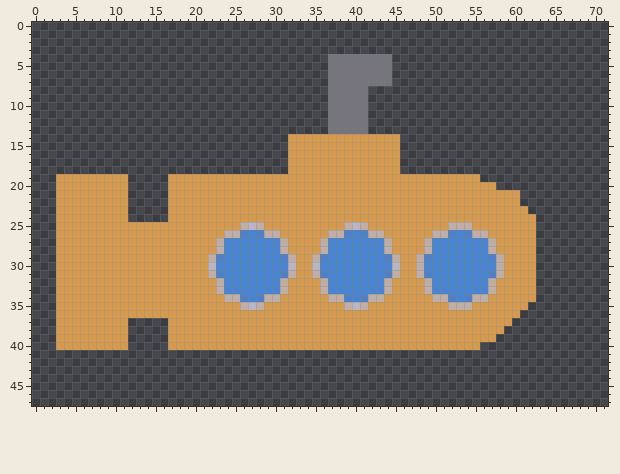
Two states of a sprite sheet, assets/submarine.png. Above is the file before it was changed.
The file is 72x48 pixels. Pixels under 10% opacity are left out. Colours within 5 levels of each other are drawn and written as one.
The result:
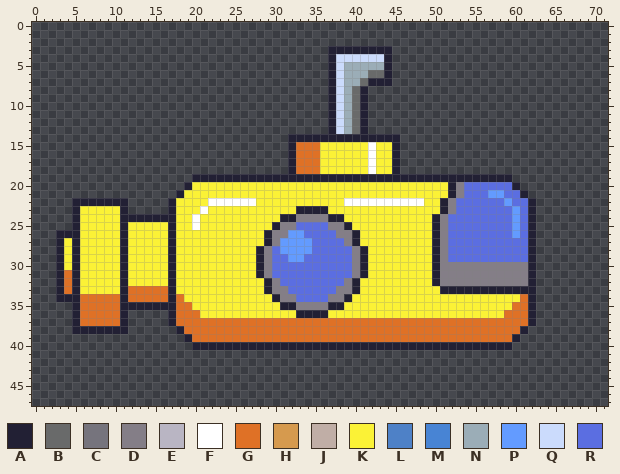
Palette (. is transparent): A #222034  B #696a6a  C #76747d  D #847e87  E #b9b5c3  F #ffffff  G #df7126  H #d69a4e  J #c0aea6  K #fbf236  L #4e81c7  M #4884d4  N #9badb7  P #639bff  Q #cbdbfc  R #5b6ee1
Difference:
@@ x 0..71 @@
  2 ........................................................................
- 3 ........................................................................
- 4 .....................................CCCCCCCC...........................
- 5 .....................................CCCCCCCC...........................
- 6 .....................................CCCCCCCC...........................
- 7 .....................................CCCCCCCC...........................
- 8 .....................................CCCCC..............................
- 9 .....................................CCCCC..............................
-10 .....................................CCCCC..............................
-11 .....................................CCCCC..............................
-12 .....................................CCCCC..............................
-13 .....................................CCCCC..............................
-14 ................................HHHHHHHHHHHHHH..........................
-15 ................................HHHHHHHHHHHHHH..........................
-16 ................................HHHHHHHHHHHHHH..........................
-17 ................................HHHHHHHHHHHHHH..........................
-18 ................................HHHHHHHHHHHHHH..........................
-19 ...HHHHHHHHH.....HHHHHHHHHHHHHHHHHHHHHHHHHHHHHHHHHHHHHHH................
-20 ...HHHHHHHHH.....HHHHHHHHHHHHHHHHHHHHHHHHHHHHHHHHHHHHHHHHH..............
-21 ...HHHHHHHHH.....HHHHHHHHHHHHHHHHHHHHHHHHHHHHHHHHHHHHHHHHHHHH...........
-22 ...HHHHHHHHH.....HHHHHHHHHHHHHHHHHHHHHHHHHHHHHHHHHHHHHHHHHHHH...........
-23 ...HHHHHHHHH.....HHHHHHHHHHHHHHHHHHHHHHHHHHHHHHHHHHHHHHHHHHHHH..........
-24 ...HHHHHHHHH.....HHHHHHHHHHHHHHHHHHHHHHHHHHHHHHHHHHHHHHHHHHHHHH.........
-25 ...HHHHHHHHHHHHHHHHHHHHHHHJEJHHHHHHHHHHJEJHHHHHHHHHHJJJHHHHHHHH.........
-26 ...HHHHHHHHHHHHHHHHHHHHHJJLMLJJHHHHHHJJLMLJJHHHHHHJJLMLJJHHHHHH.........
-27 ...HHHHHHHHHHHHHHHHHHHHJMMMMMMMJHHHHJMMMMMMMJHHHHJMMMMMMMJHHHHH.........
-28 ...HHHHHHHHHHHHHHHHHHHHJMMMMMMMJHHHHJMMMMMMMJHHHHJMMMMMMMJHHHHH.........
-29 ...HHHHHHHHHHHHHHHHHHHJLMMMMMMMLJHHJLMMMMMMMLJHHJLMMMMMMMLJHHHH.........
-30 ...HHHHHHHHHHHHHHHHHHHEMMMMMMMMMEHHEMMMMMMMMMEHHJMMMMMMMMMJHHHH.........
-31 ...HHHHHHHHHHHHHHHHHHHJLMMMMMMMLJHHJLMMMMMMMLJHHJLMMMMMMMLJHHHH.........
-32 ...HHHHHHHHHHHHHHHHHHHHJMMMMMMMJHHHHJMMMMMMMJHHHHJMMMMMMMJHHHHH.........
-33 ...HHHHHHHHHHHHHHHHHHHHJMMMMMMMJHHHHJMMMMMMMJHHHHJMMMMMMMJHHHHH.........
-34 ...HHHHHHHHHHHHHHHHHHHHHJJLMLJJHHHHHHJJLMLJJHHHHHHJJLMLJJHHHHHH.........
-35 ...HHHHHHHHHHHHHHHHHHHHHHHJEJHHHHHHHHHHJEJHHHHHHHHHHJJJHHHHHHH..........
-36 ...HHHHHHHHHHHHHHHHHHHHHHHHHHHHHHHHHHHHHHHHHHHHHHHHHHHHHHHHHH...........
-37 ...HHHHHHHHH.....HHHHHHHHHHHHHHHHHHHHHHHHHHHHHHHHHHHHHHHHHHH............
-38 ...HHHHHHHHH.....HHHHHHHHHHHHHHHHHHHHHHHHHHHHHHHHHHHHHHHHHH.............
-39 ...HHHHHHHHH.....HHHHHHHHHHHHHHHHHHHHHHHHHHHHHHHHHHHHHHHHH..............
-40 ...HHHHHHHHH.....HHHHHHHHHHHHHHHHHHHHHHHHHHHHHHHHHHHHHHH................
+ 3 .....................................AAAAAAAA...........................
+ 4 .....................................AQQQQQQA...........................
+ 5 .....................................AQNNNNNA...........................
+ 6 .....................................AQNNNBBA...........................
+ 7 .....................................AQNNBAAA...........................
+ 8 .....................................AQNBA..............................
+ 9 .....................................AQNBA..............................
+10 .....................................AQNBA..............................
+11 .....................................AQNBA..............................
+12 .....................................AQNBA..............................
+13 .....................................AQNBA..............................
+14 ................................AAAAAAAAAAAAAA..........................
+15 ................................AGGGKKKKKKFKKA..........................
+16 ................................AGGGKKKKKKFKKA..........................
+17 ................................AGGGKKKKKKFKKA..........................
+18 ................................AGGGKKKKKKFKKA..........................
+19 ....................AAAAAAAAAAAAAAAAAAAAAAAAAAAAAAAAAAAAAAAA............
+20 ...................AKKKKKKKKKKKKKKKKKKKKKKKKKKKKKKKKADRRRRRRA...........
+21 ..................AKKKKKKKKKKKKKKKKKKKKKKKKKKKKKKKKKADRRRPPRRA..........
+22 .....AAAAAAA.....AKKKKFFFFFFKKKKKKKKKKKFFFFFFFFFFKKADRRRRRRPRRA.........
+23 .....AKKKKKA.....AKKKFKKKKKKKKKKKAAAAKKKKKKKKKKKKKKADRRRRRRRPRA.........
+24 .....AKKKKKAAAAAAAKKFKKKKKKKKKKAADDDDAAKKKKKKKKKKKADRRRRRRRRPRA.........
+25 .....AKKKKKAKKKKKAKKFKKKKKKKKKADDRRRRDDAKKKKKKKKKKADRRRRRRRRPRA.........
+26 ...AAAKKKKKAKKKKKAKKKKKKKKKKKADDPPRRRRDDAKKKKKKKKKADRRRRRRRRPRA.........
+27 ...AKAKKKKKAKKKKKAKKKKKKKKKKKADPPPPRRRRDAKKKKKKKKKADRRRRRRRRRRA.........
+28 ...AKAKKKKKAKKKKKAKKKKKKKKKKADRPPPPRRRRRDAKKKKKKKKADRRRRRRRRRRA.........
+29 ...AKAKKKKKAKKKKKAKKKKKKKKKKADRRPPRRRRRRDAKKKKKKKKADRRRRRRRRRRA.........
+30 ...AKAKKKKKAKKKKKAKKKKKKKKKKADRRRRRRRRRRDAKKKKKKKKADDDDDDDDDDDA.........
+31 ...AGAKKKKKAKKKKKAKKKKKKKKKKADRRRRRRRRRRDAKKKKKKKKADDDDDDDDDDDA.........
+32 ...AGAKKKKKAKKKKKAKKKKKKKKKKKADRRRRRRRRDAKKKKKKKKKADDDDDDDDDDDA.........
+33 ...AGAKKKKKAGGGGGAKKKKKKKKKKKADDRRRRRRDDAKKKKKKKKKKAAAAAAAAAAAA.........
+34 ...AAAGGGGGAGGGGGAGKKKKKKKKKKKADDRRRRDDAKKKKKKKKKKKKKKKKKKKKKGA.........
+35 .....AGGGGGAAAAAAAGGKKKKKKKKKKKAADDDDAAKKKKKKKKKKKKKKKKKKKKKGGA.........
+36 .....AGGGGGA.....AGGGKKKKKKKKKKKKAAAAKKKKKKKKKKKKKKKKKKKKKKGGGA.........
+37 .....AGGGGGA.....AGGGGGGGGGGGGGGGGGGGGGGGGGGGGGGGGGGGGGGGGGGGGA.........
+38 .....AAAAAAA......AGGGGGGGGGGGGGGGGGGGGGGGGGGGGGGGGGGGGGGGGGGA..........
+39 ...................AGGGGGGGGGGGGGGGGGGGGGGGGGGGGGGGGGGGGGGGGA...........
+40 ....................AAAAAAAAAAAAAAAAAAAAAAAAAAAAAAAAAAAAAAAA............
 41 ........................................................................
Changed places in both pictures, as pixel boxes (x1, y1, x2, y2):
changed: (56, 46, 536, 350)
